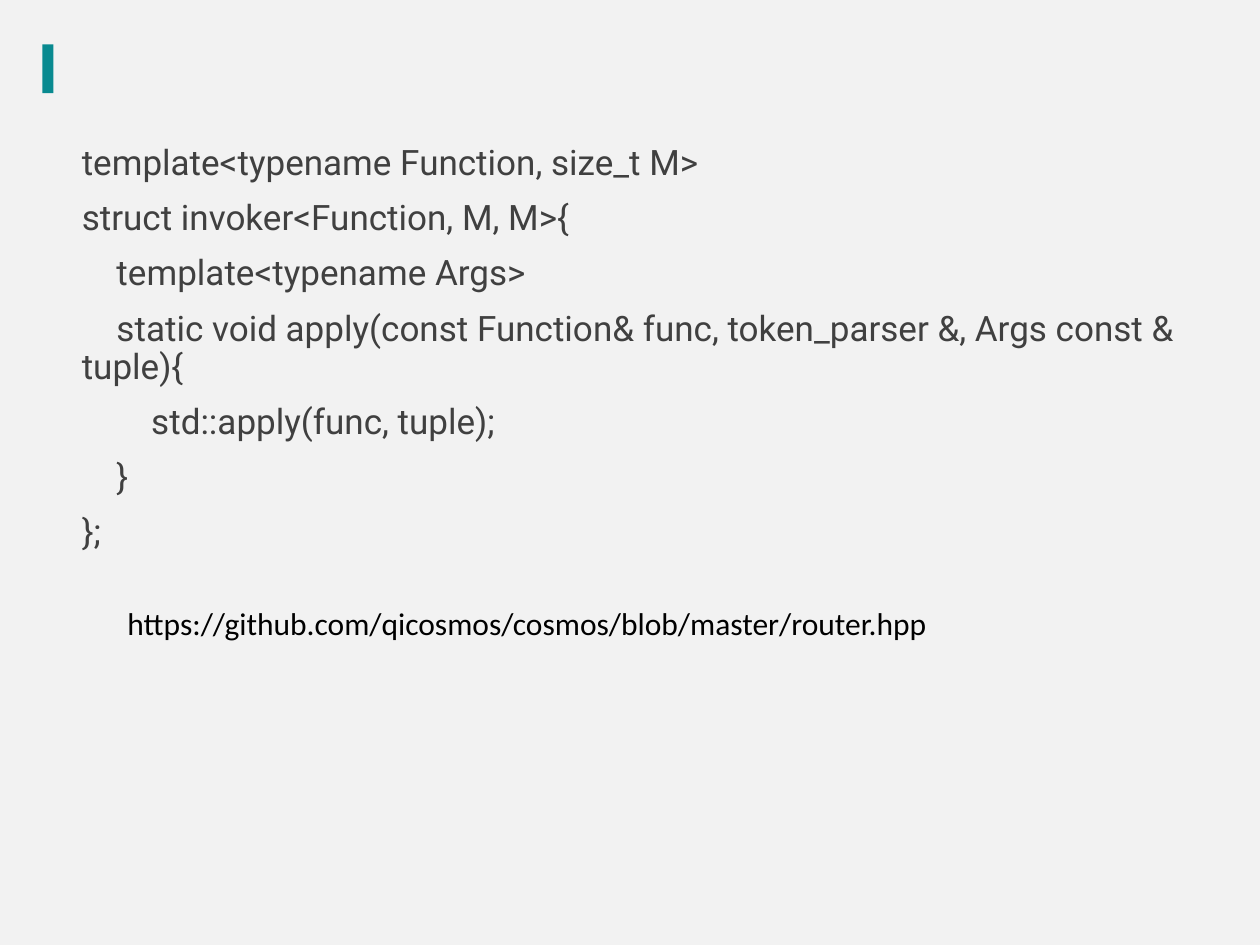
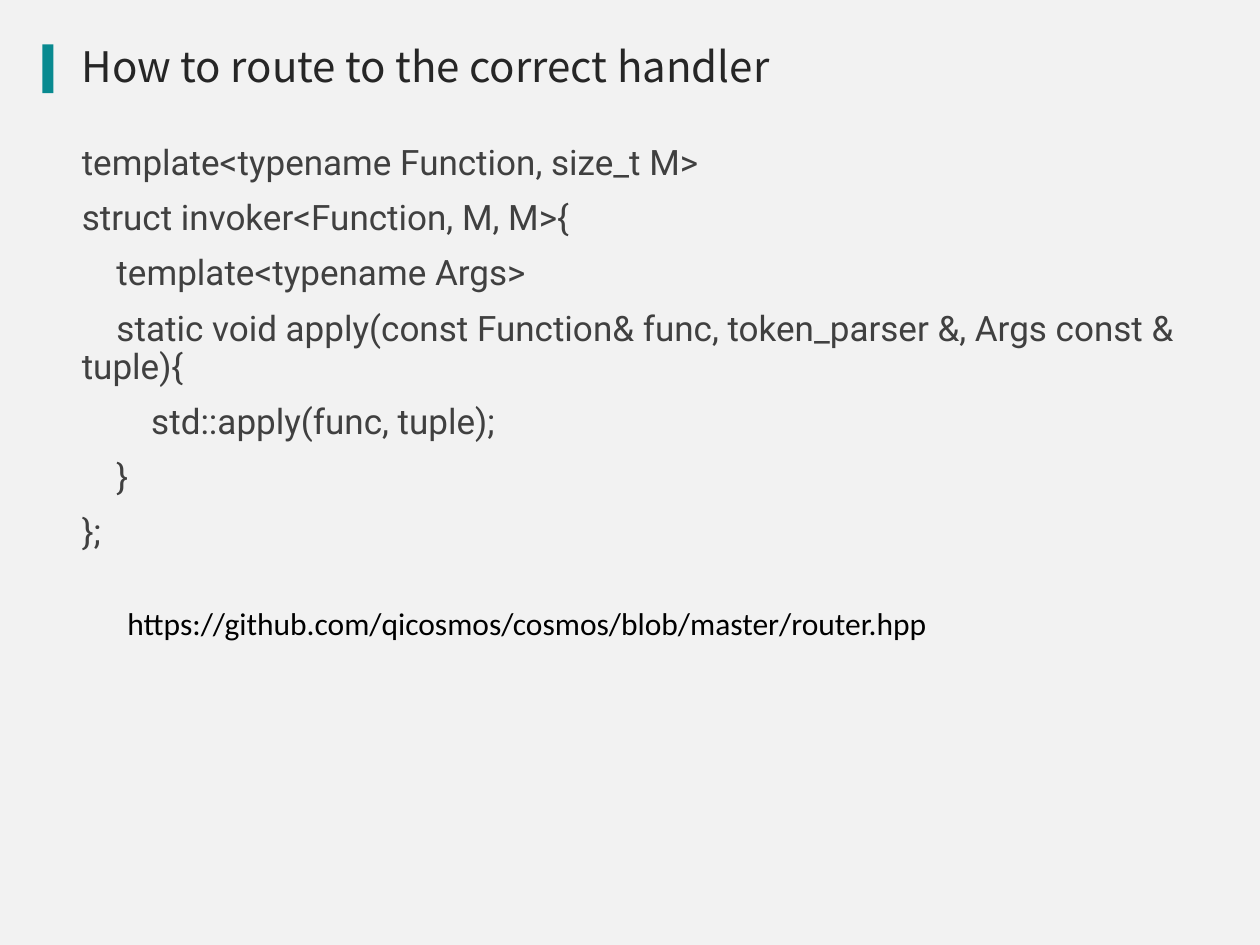
Before and after one commit to qicosmos/cppnow2017-ppt, a slide deck: slide 38 of An easy to use RPC framework implemented by c++11 and c++14 - shorter.pptx (slide 37 before the commit). Drawn at 1260x945 pixels with LibreOffice and Linux fonts; fonts in the diff are those of the drawing; background and template pictures are left out. Boxes give left, top, right and bottom in pixels: in the first picture for what was removed or moved away, otherwise in the second. Text is boxed around its words. In the diff, an @@ line names an element or a change of style, - is before the commit and + after.

```diff
--- a/An easy to use RPC framework implemented by c++11 and c++14 - shorter.pptx
+++ b/An easy to use RPC framework implemented by c++11 and c++14 - shorter.pptx
@@ title added at box(82, 48, 769, 83), 24 pt, text #262626 @@
+How to route to the correct handler
```
Also in this commit, not shown: 4 other slides changed, 2 slides added.
